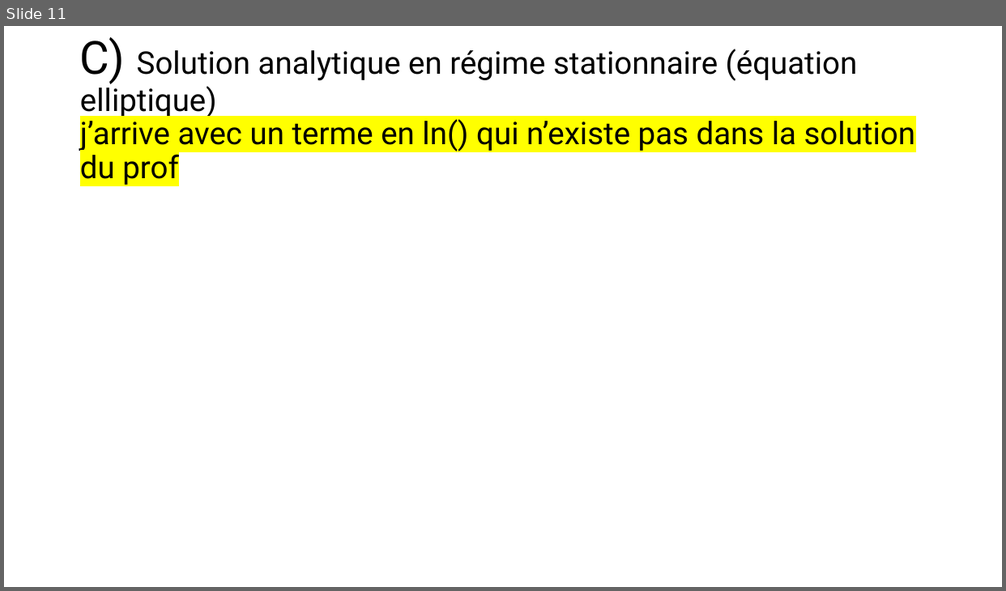
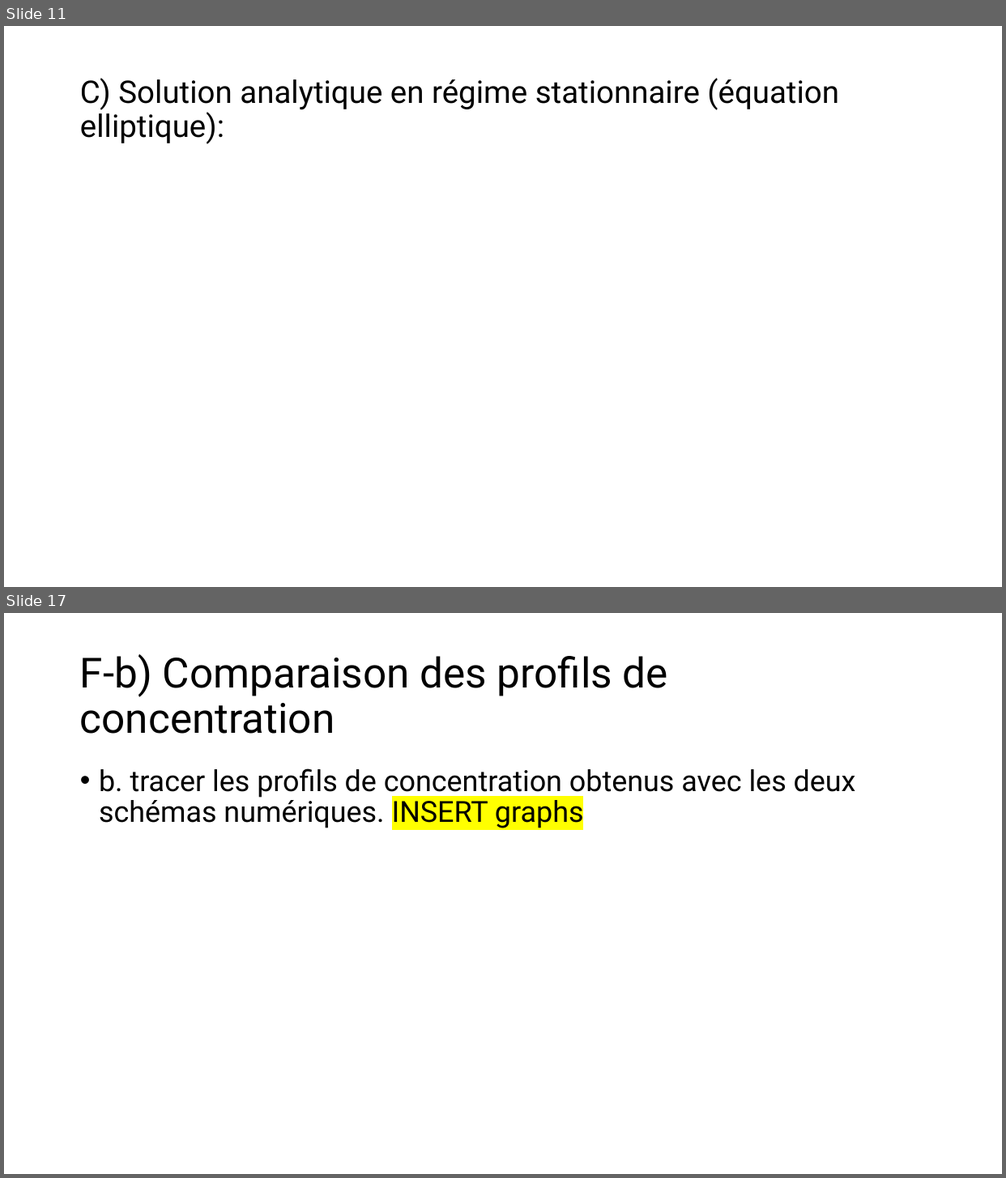
Before and after one commit to mehdibendaya/MEC8211-DEV1, a slide deck: Devoir_1.pptx. Shown one above the other, each under a label of ours: slide 11 before the commit, slides 11 and 17 after it; the slides between them are not shown. The pictures are 1006x591 and 1006x1178 pixels, drawn with LibreOffice and Linux fonts; fonts in the diff are those of the drawing; grey boxes stand for pictures. Boxes give left, top, right and bottom in pixels: in the first picture for what was removed or moved away, otherwise in the second. Text is boxed around its words. In the diff, an @@ line names an element or a change of style, - is before the commit and + after.

```diff
--- a/Devoir_1.pptx
+++ b/Devoir_1.pptx
@@ slide 17 added at <box>4,613,1002,1174</box>, background #FFFFFF @@
@@ title added at <box>80,654,668,734</box>, 40 pt, text #000000 @@
+F-b) Comparaison des profils de concentration
@@ text added at <box>99,769,856,829</box>, 28 pt, text #000000 @@
+• b. tracer les profils de concentration obtenus avec les deux schémas numériques. INSERT graphs
@@ slide 11 changed as well @@
@@ title at <box>80,78,839,144</box>: text changed @@
-C) Solution analytique en régime stationnaire (équation elliptique)
-j’arrive avec un terme en ln() qui n’existe pas dans la solution du prof
+C) Solution analytique en régime stationnaire (équation elliptique):
```
Also in this commit, not shown: 9 other slides changed, 7 other slides added, 1 slide removed, 2 other files.
